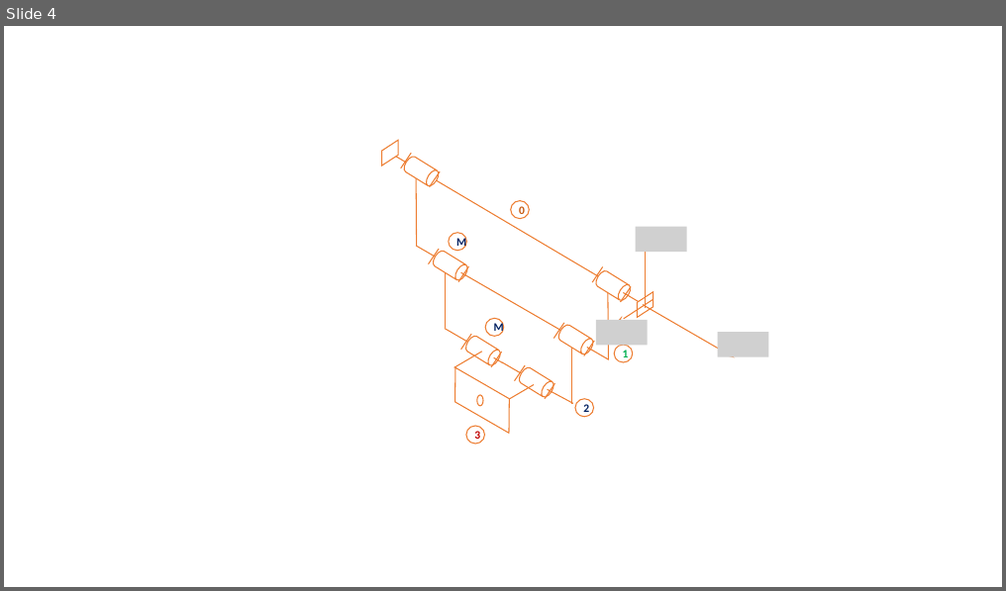
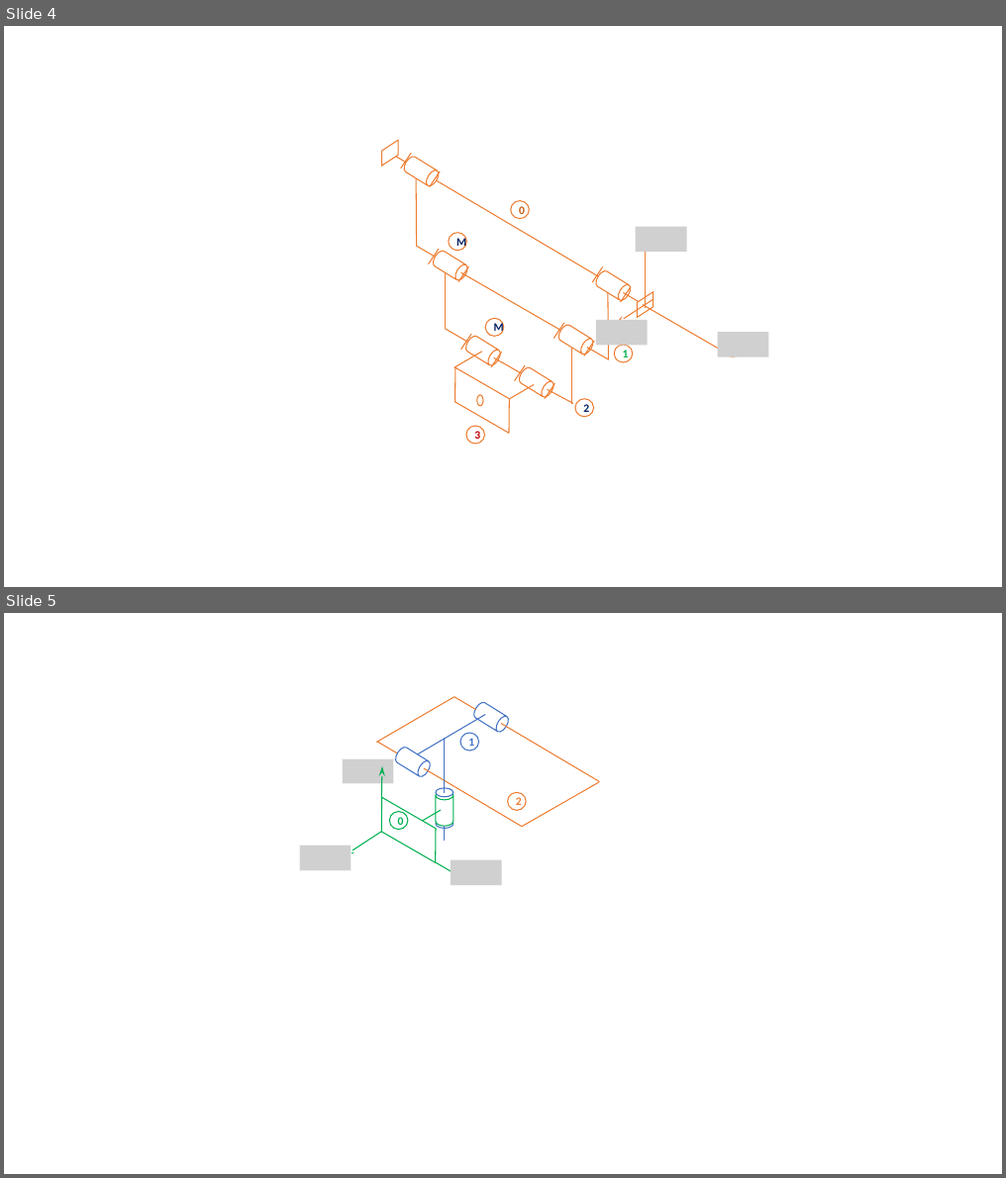
Before and after one commit to xpessoles/TP_Documents_PSI, a slide deck: Figures [Enregistrement automatique].pptx. Shown one above the other, each under a label of ours: slide 4 before the commit, slides 4 and 5 after it. The pictures are 1006x591 and 1006x1178 pixels, drawn with LibreOffice and Linux fonts; fonts in the diff are those of the drawing; grey boxes stand for pictures; background and template pictures are left out. Boxes give left, top, right and bottom in pixels: in the first picture for what was removed or moved away, otherwise in the second. Text is boxed around its words. In the diff, an @@ line names an element or a change of style, - is before the commit and + after.

```diff
--- a/Figures [Enregistrement automatique].pptx
+++ b/Figures [Enregistrement automatique].pptx
@@ slide 5 added at <box>4,613,1002,1174</box>, background #FFFFFF; not listed: 1 template element that a slide beside it also shows @@
@@ line added from (453, 697) to (377, 743), #ED7D31 1 pt @@
@@ line added from (476, 710) to (453, 697), #ED7D31 1 pt @@
@@ cylinder added at <box>471,700,511,735</box>, fill #FFFFFF, outline #4472C4 1 pt @@
@@ line added from (485, 715) to (417, 755), #4472C4 1 pt @@
@@ line added from (599, 781) to (501, 723), #ED7D31 1 pt @@
@@ picture added at <box>343,759,394,784</box> @@
@@ line added from (399, 755) to (377, 742), #ED7D31 1 pt @@
@@ cylinder added at <box>393,745,433,778</box>, fill #FFFFFF, outline #4472C4 1 pt @@
@@ line added from (445, 738) to (445, 793), #4472C4 1 pt @@
@@ ellipse added at <box>460,733,479,751</box>, fill #FFFFFF, outline #4472C4 1 pt, 11 pt, text #4472C4, bold @@
+1
@@ arrow added from (381, 800) to (382, 766), #00B050 1 pt @@
@@ line added from (522, 827) to (424, 768), #ED7D31 1 pt @@
@@ cylinder added at <box>436,790,453,826</box>, fill #FFFFFF, outline #00B050 1 pt @@
@@ ellipse added at <box>436,788,453,797</box>, fill #FFFFFF, outline #4472C4 1 pt @@
@@ line added from (599, 782) to (522, 827), #ED7D31 1 pt @@
@@ parallelogram added at <box>367,797,450,862</box>, fill #FFFFFF, outline #00B050 1 pt @@
@@ ellipse added at <box>389,811,408,830</box>, fill #FFFFFF, outline #00B050 1 pt, 11 pt, text #00B050, bold @@
+0
@@ line added from (442, 810) to (413, 827), #00B050 1 pt @@
@@ ellipse added at <box>436,820,453,829</box>, fill #FFFFFF, outline #4472C4 1 pt @@
@@ ellipse added at <box>508,792,527,811</box>, fill #FFFFFF, outline #ED7D31 1 pt, 11 pt, text #ED7D31, bold @@
+2
@@ picture added at <box>300,846,351,871</box> @@
@@ arrow added from (382, 831) to (345, 856), #00B050 1 pt @@
@@ line added from (445, 827) to (445, 841), #4472C4 1 pt @@
@@ arrow added from (436, 862) to (463, 878), #00B050 1 pt @@
@@ picture added at <box>450,861,502,885</box> @@
```
Also in this commit, not shown: 1 other slide added.
